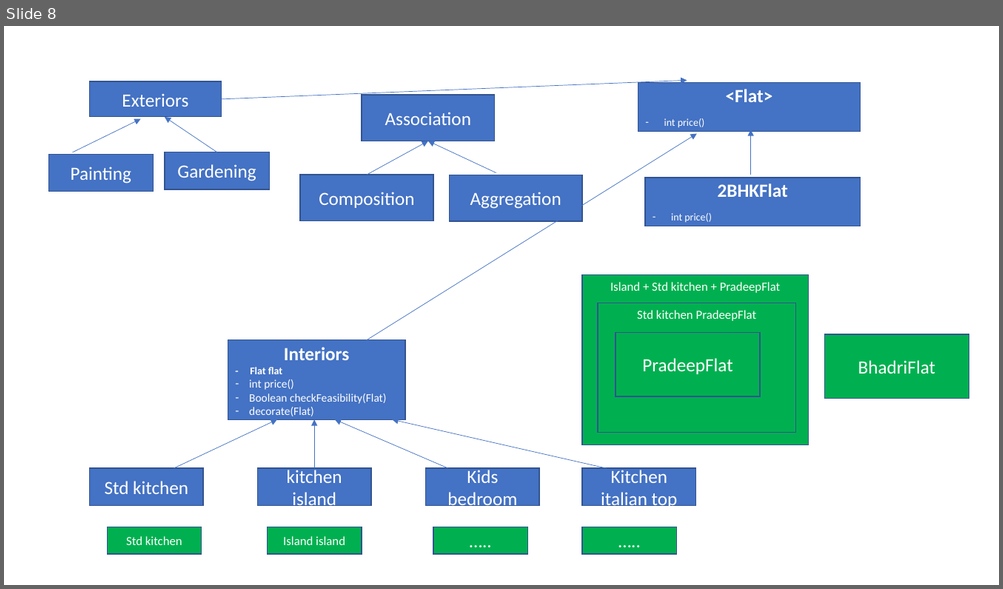
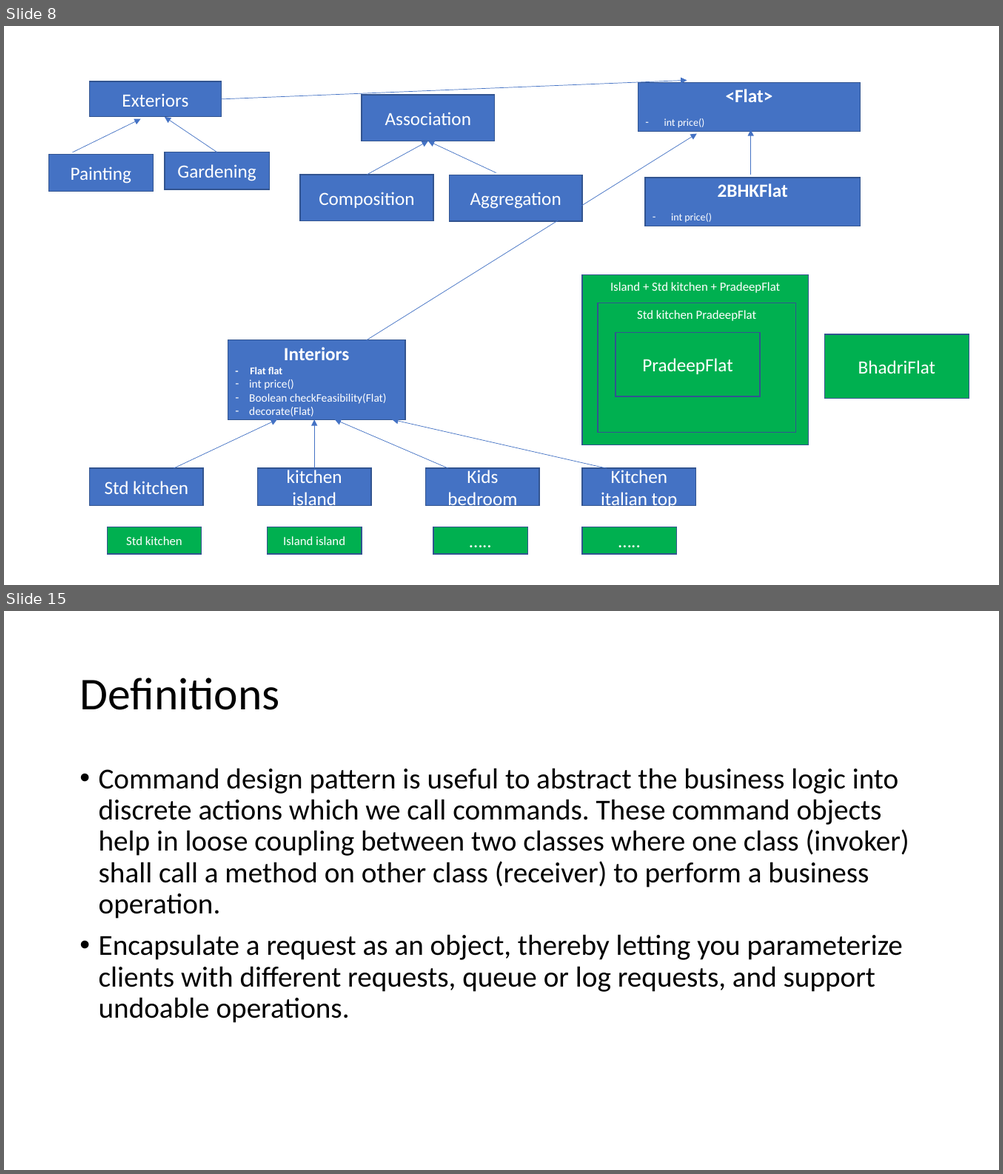
Before and after one commit to RamSBhadri/Docs, a slide deck: design pattern.pptx. Shown one above the other, each under a label of ours: slide 8 before the commit, slides 8 and 15 after it; the slides between them are not shown. The pictures are 1003x589 and 1003x1174 pixels, drawn with LibreOffice and Linux fonts; fonts in the diff are those of the drawing. Boxes give left, top, right and bottom in pixels: in the first picture for what was removed or moved away, otherwise in the second. Text is boxed around its words. In the diff, an @@ line names an element or a change of style, - is before the commit and + after.

Commit message:
Design patterns code

```diff
--- a/design pattern.pptx
+++ b/design pattern.pptx
@@ slide 15 added at [4,611,999,1170], background #FFFFFF @@
@@ title added at [79,678,279,710], 44 pt, text #000000 @@
+Definitions
@@ text added at [99,768,909,1023], 28 pt, text #000000 @@
+• Command design pattern is useful to abstract the business logic into discrete actions which we call commands. These command objects help in loose coupling between two classes where one class (invoker) shall call a method on other class (receiver) to perform a business operation.
+• Encapsulate a request as an object, thereby letting you parameterize clients with different requests, queue or log requests, and support undoable operations.
```
Also in this commit, not shown: 2 slides changed, 12 other slides added, 1 slide removed, 16 other files.
